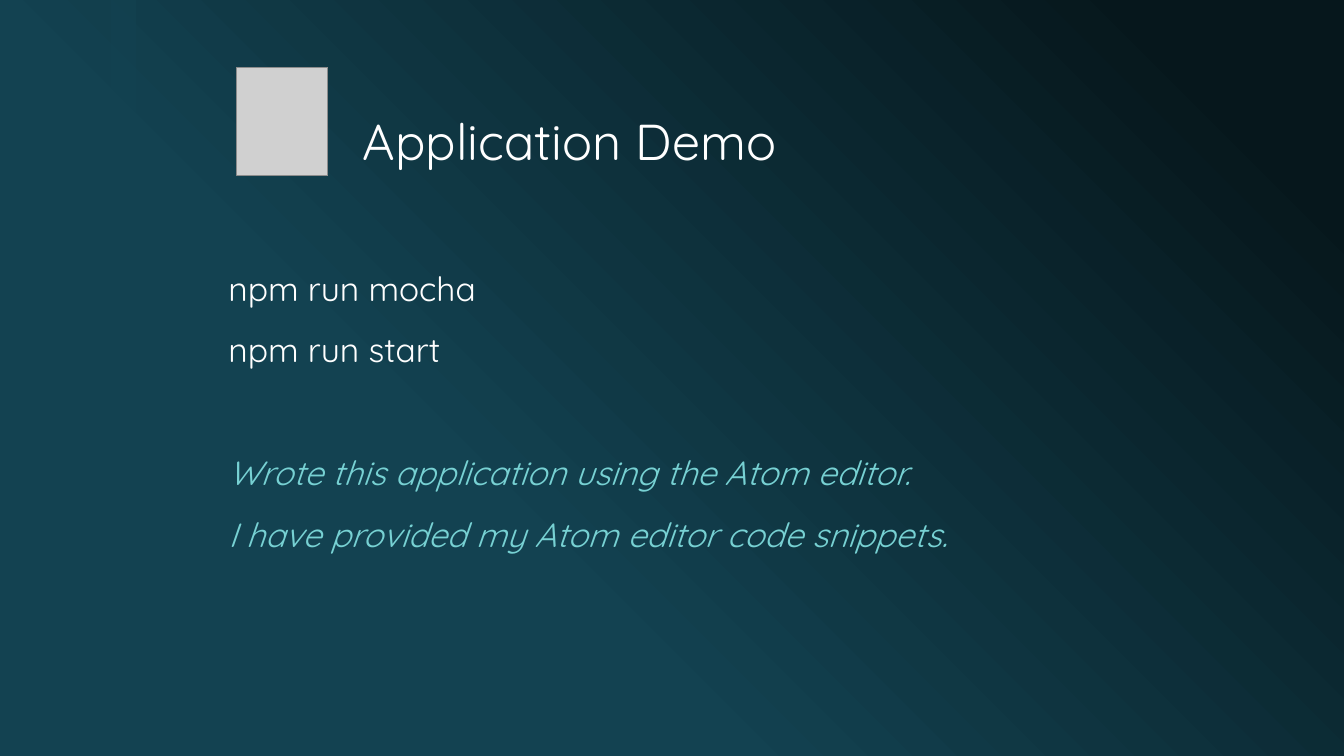
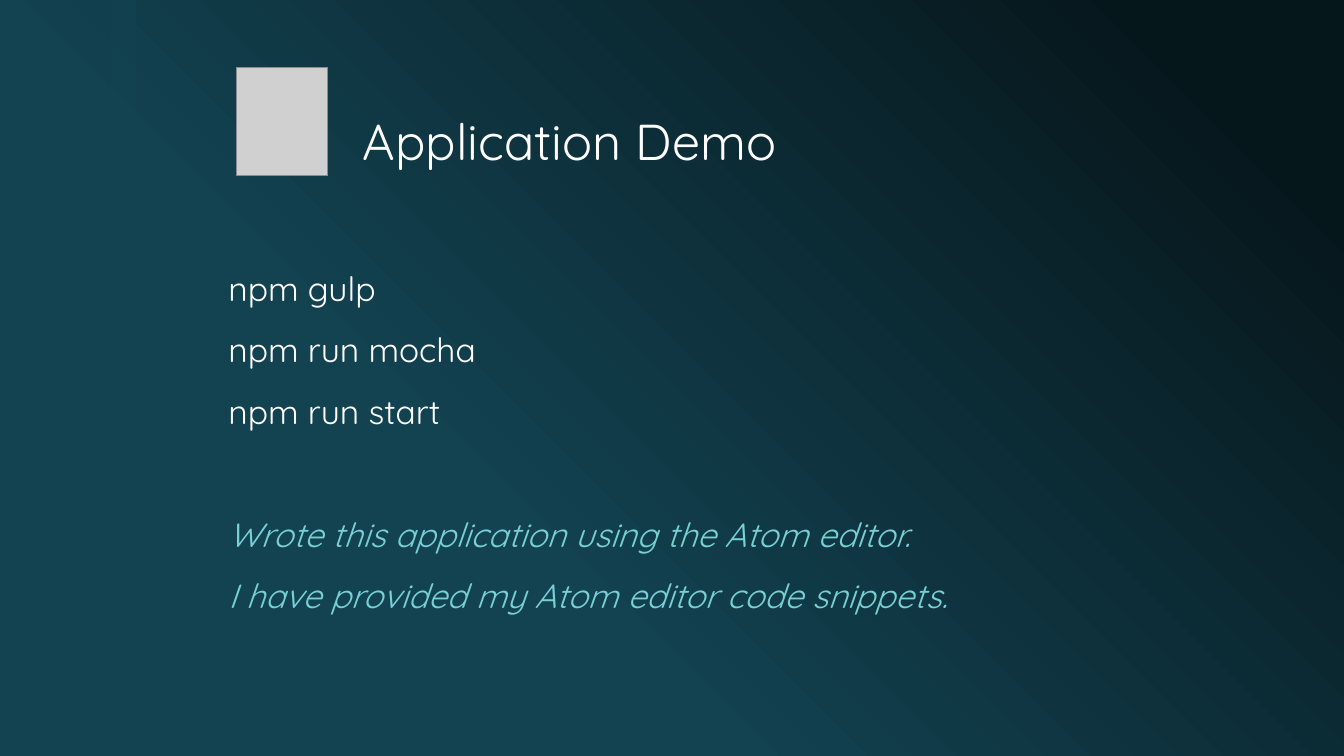
Before and after one commit to lukekedz/ReviewPresentation, a slide deck: slide 3 of Deck/Testable ES2015 AngularJS 1.5.x Component-based Applications.pptx. Drawn at 1344x756 pixels with LibreOffice and Linux fonts; fonts in the diff are those of the drawing; grey boxes stand for pictures; background and template pictures are left out. Boxes give left, top, right and bottom in pixels: in the first picture for what was removed or moved away, otherwise in the second. Text is boxed around its words. In the diff, an @@ line names an element or a change of style, - is before the commit and + after.

```diff
--- a/Deck/Testable ES2015 AngularJS 1.5.x Component-based Applications.pptx
+++ b/Deck/Testable ES2015 AngularJS 1.5.x Component-based Applications.pptx
@@ text at [228, 276, 376, 308]: paragraph added @@
+npm gulp
```
Also in this commit, not shown: 2 other slides changed, 1 other file.
